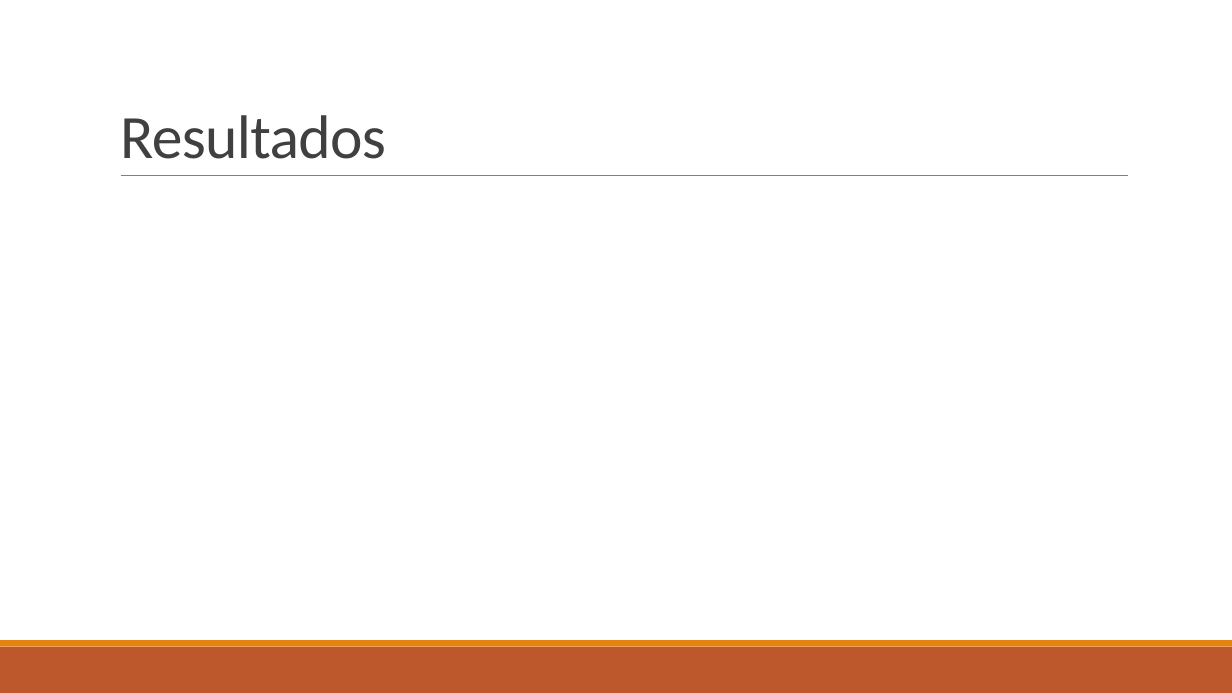
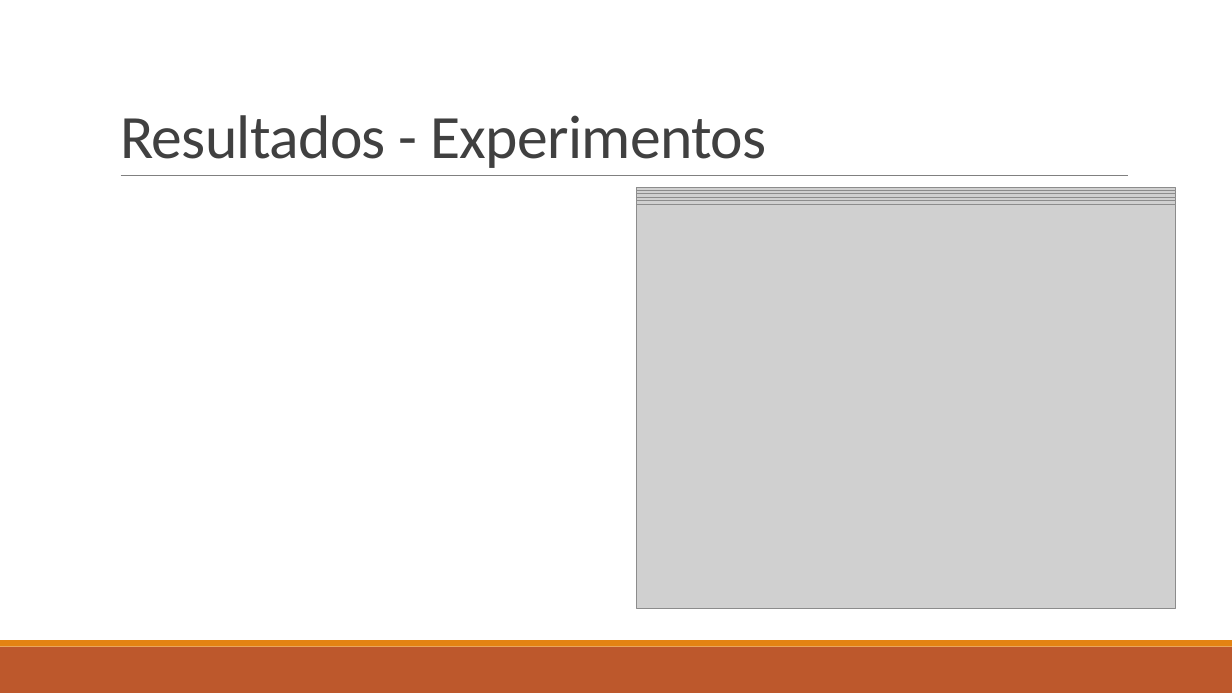
Before and after one commit to DMCabessa/TAIA, a slide deck: slide 12 of ACO/Ant Colony Optimization.pptx. Drawn at 1232x693 pixels with LibreOffice and Linux fonts; fonts in the diff are those of the drawing; grey boxes stand for pictures. Boxes give left, top, right and bottom in pixels: in the first picture for what was removed or moved away, otherwise in the second. Text is boxed around its words. In the diff, an @@ line names an element or a change of style, - is before the commit and + after.

Commit message:
Updated presentation

```diff
--- a/ACO/Ant Colony Optimization.pptx
+++ b/ACO/Ant Colony Optimization.pptx
@@ title at (120, 115, 766, 168): text changed @@
-Resultados
+Resultados - Experimentos
@@ picture added at (637, 188, 1176, 592) @@
@@ picture added at (637, 190, 1176, 594) @@
@@ picture added at (637, 194, 1176, 598) @@
@@ picture added at (637, 197, 1176, 601) @@
@@ picture added at (637, 201, 1176, 604) @@
@@ picture added at (637, 204, 1176, 608) @@
```
Also in this commit, not shown: 1 other file.
